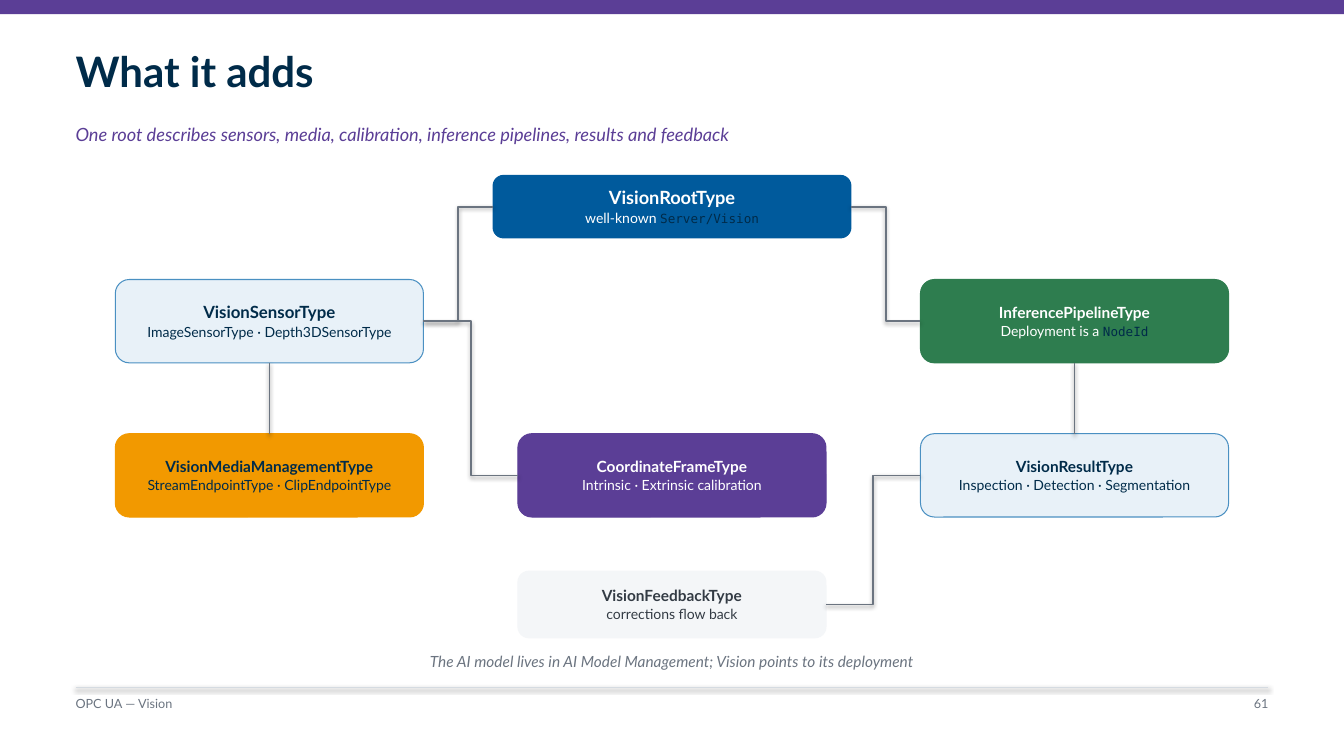
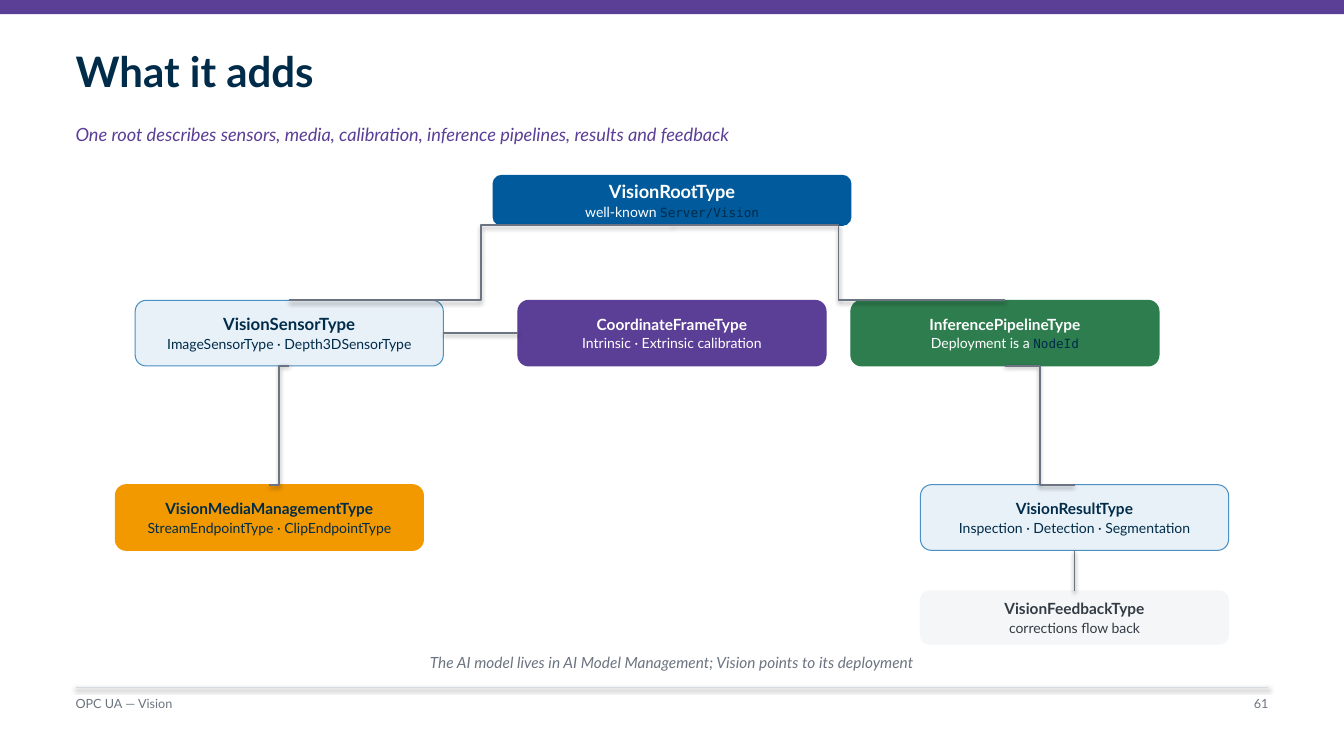
Before and after one commit to marcschier/opcua-drafts, a slide deck: slide 61 of decks/OPC-UA-Drafts-Overview.pptx. Drawn at 1344x756 pixels with LibreOffice and Linux fonts; fonts in the diff are those of the drawing. Boxes give left, top, right and bottom in pixels: in the first picture for what was removed or moved away, otherwise in the second. Text is boxed around its words. In the diff, an @@ line names an element or a change of style, - is before the commit and + after.

```diff
--- a/decks/OPC-UA-Drafts-Overview.pptx
+++ b/decks/OPC-UA-Drafts-Overview.pptx
@@ rounded rectangle "VisionRootType": place and size @@
-rounded rectangle "VisionRootType" at bbox=[493, 175, 851, 238]
+rounded rectangle "VisionRootType" at bbox=[493, 175, 851, 226]
@@ elbow line moved from (493, 207) - (423, 322) to (673, 226) - (289, 300) @@
@@ elbow line moved from (851, 207) - (921, 322) to (673, 226) - (1005, 300) @@
@@ rounded rectangle "VisionSensorType": place and size @@
-rounded rectangle "VisionSensorType" at bbox=[115, 279, 423, 363]
+rounded rectangle "VisionSensorType" at bbox=[135, 300, 444, 366]
@@ rounded rectangle "CoordinateFrameType": place and size @@
-rounded rectangle "CoordinateFrameType" at bbox=[518, 434, 827, 517]
+rounded rectangle "CoordinateFrameType" at bbox=[518, 300, 827, 366]
@@ rounded rectangle "InferencePipelineType": place and size @@
-rounded rectangle "InferencePipelineType" at bbox=[921, 279, 1229, 363]
+rounded rectangle "InferencePipelineType" at bbox=[851, 300, 1159, 366]
@@ elbow line moved from (423, 322) - (518, 476) to (444, 334) - (518, 334) @@
@@ elbow line (444, 334) - (518, 334): elbow line to line @@
@@ line moved from (269, 363) - (269, 434) to (289, 366) - (269, 485) @@
@@ line (289, 366) - (269, 485): line to elbow line @@
@@ line moved from (1075, 363) - (1075, 434) to (1005, 366) - (1075, 485) @@
@@ line (1005, 366) - (1075, 485): line to elbow line @@
@@ elbow line removed from (921, 476) to (826, 605) @@
@@ rounded rectangle "VisionMediaManagementType": place and size @@
-rounded rectangle "VisionMediaManagementType" at bbox=[115, 434, 423, 517]
+rounded rectangle "VisionMediaManagementType" at bbox=[115, 485, 423, 551]
@@ rounded rectangle "VisionResultType": place and size @@
-rounded rectangle "VisionResultType" at bbox=[921, 434, 1229, 517]
+rounded rectangle "VisionResultType" at bbox=[921, 485, 1229, 551]
@@ line added from (1075, 551) to (1075, 591), #6B7480 1.25 pt @@
@@ rounded rectangle "VisionFeedbackType": place and size @@
-rounded rectangle "VisionFeedbackType" at bbox=[518, 572, 827, 638]
+rounded rectangle "VisionFeedbackType" at bbox=[921, 591, 1229, 644]
```
Also in this commit, not shown: 8 other slides changed, 9 other files.
